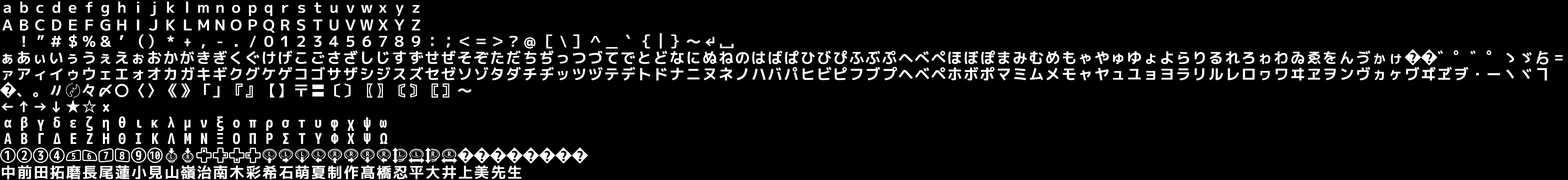
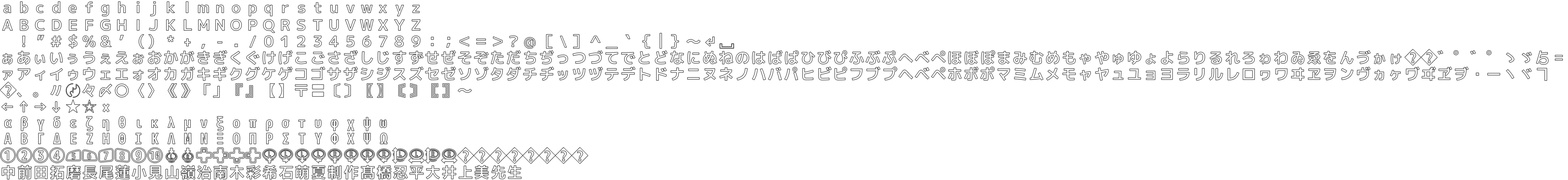
Comparing the layer stacks of the two (1568, 180) images. Changes:
added group "境界線" with 68 layers above "レイヤー 0" over (0, 1, 1565, 180)
moved "ａｂｃｄｅｆｇｈｉｊｋｌｍｎｏｐｑｒｓｔｕｖｗｘｙｚ" into group "境界線" over (3, 1, 420, 17)
moved "ＡＢＣＤＥＦＧＨＩＪＫＬＭＮＯＰＱＲＳＴＵＶＷＸＹＺ" into group "境界線" over (2, 19, 421, 33)
moved "！”＃＄％＆’（）*+，-./０１２３４５６７８９：；＜＝＞？＠［\］＾ ｀｛ ｝～↵" into group "境界線" over (22, 34, 715, 49)
moved "＿" into group "境界線" over (605, 46, 618, 49)
moved "｜" into group "境界線" over (659, 32, 662, 49)
moved "␣" into group "境界線" over (719, 43, 734, 49)
moved "ぁあぃいぅうぇえぉおかがきぎくぐけげこごさざしじすずせぜそぞただちぢっつづてでとどなにぬねのはばぱひびぴふぶぷへべぺほぼぽまみ" into group "境界線" over (2, 50, 1563, 65)
moved "ァアィイゥウェエォオカガキギクグケゲコゴサザシジスズセゼソゾタダチヂッツヅテデトドナニヌネノハバパヒビピフブプヘベペホボポマミ" into group "境界線" over (2, 66, 1548, 81)
moved "Unicode" into group "境界線" over (0, 49, 1438, 180)
hid "レイヤー 0" over (0, 0, 1568, 180)
